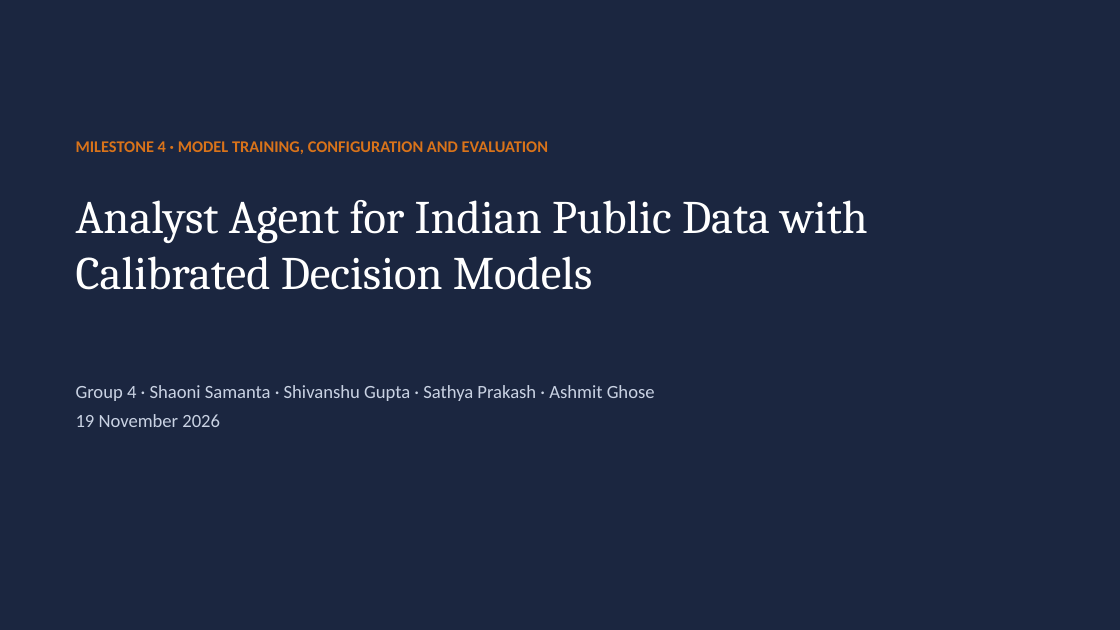
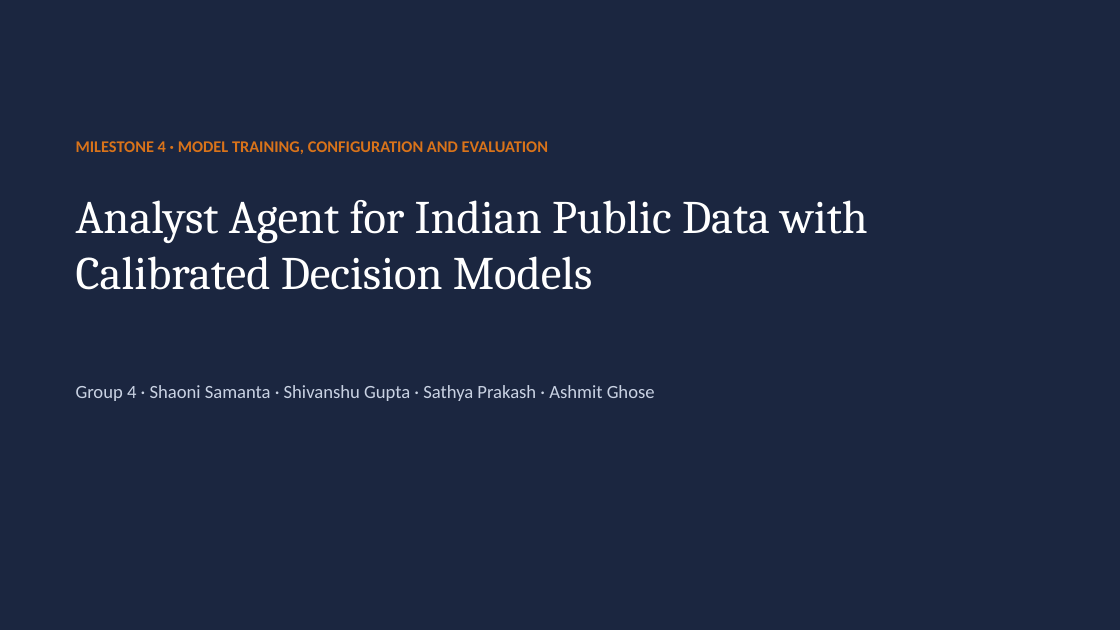
Before and after one commit to sathyaIITM/Group-4-DS-and-AI-Lab-Project, a slide deck: slide 1 of docs/milestones/Milestone4_TA_Presentation.pptx. Drawn at 1120x630 pixels with LibreOffice and Linux fonts; fonts in the diff are those of the drawing. Boxes give left, top, right and bottom in pixels: in the first picture for what was removed or moved away, otherwise in the second. Text is boxed around its words. In the diff, an @@ line names an element or a change of style, - is before the commit and + after.

```diff
--- a/docs/milestones/Milestone4_TA_Presentation.pptx
+++ b/docs/milestones/Milestone4_TA_Presentation.pptx
@@ text at (76, 414, 220, 427): paragraph removed @@
-19 November 2026
```
Also in this commit, not shown: 22 other slides changed, 1 other file.
